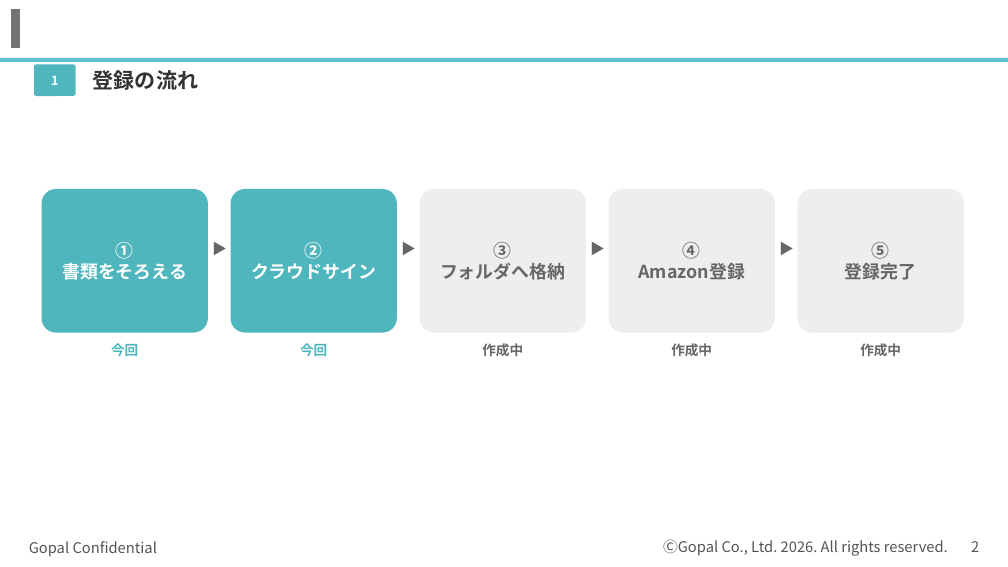
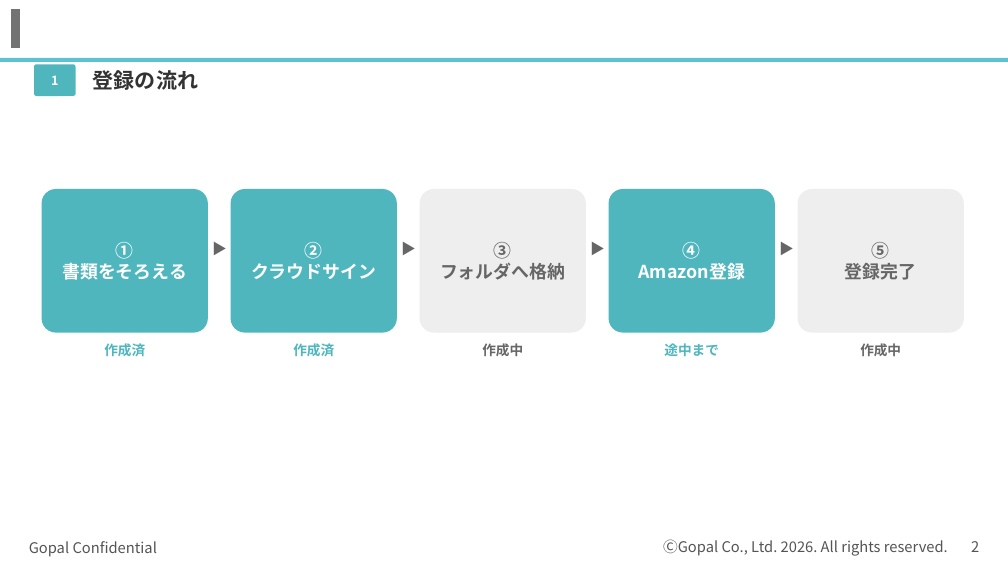
Before and after one commit to kagayugopal-eng/tamu, a slide deck: slide 2 of out/登録の流れ_書類準備まで.pptx. Drawn at 1008x567 pixels with LibreOffice and Linux fonts; fonts in the diff are those of the drawing; background and template pictures are left out. Boxes give left, top, right and bottom in pixels: in the first picture for what was removed or moved away, otherwise in the second. Text is boxed around its words. In the diff, an @@ line names an element or a change of style, - is before the commit and + after.

```diff
--- a/out/登録の流れ_書類準備まで.pptx
+++ b/out/登録の流れ_書類準備まで.pptx
@@ text "④" at box(638, 242, 745, 280): text colour #666666 to #FFFFFF @@
@@ rounded rectangle at box(609, 189, 775, 333): fill #EEEEEE to #4FB6BE @@
@@ text at box(104, 343, 145, 356): text changed @@
-今回
+作成済
@@ text at box(293, 343, 334, 356): text changed @@
-今回
+作成済
@@ text at box(664, 343, 718, 356): text changed; text colour #666666 to #4FB6BE @@
-作成中
+途中まで
```
Also in this commit, not shown: 5 slides added.
